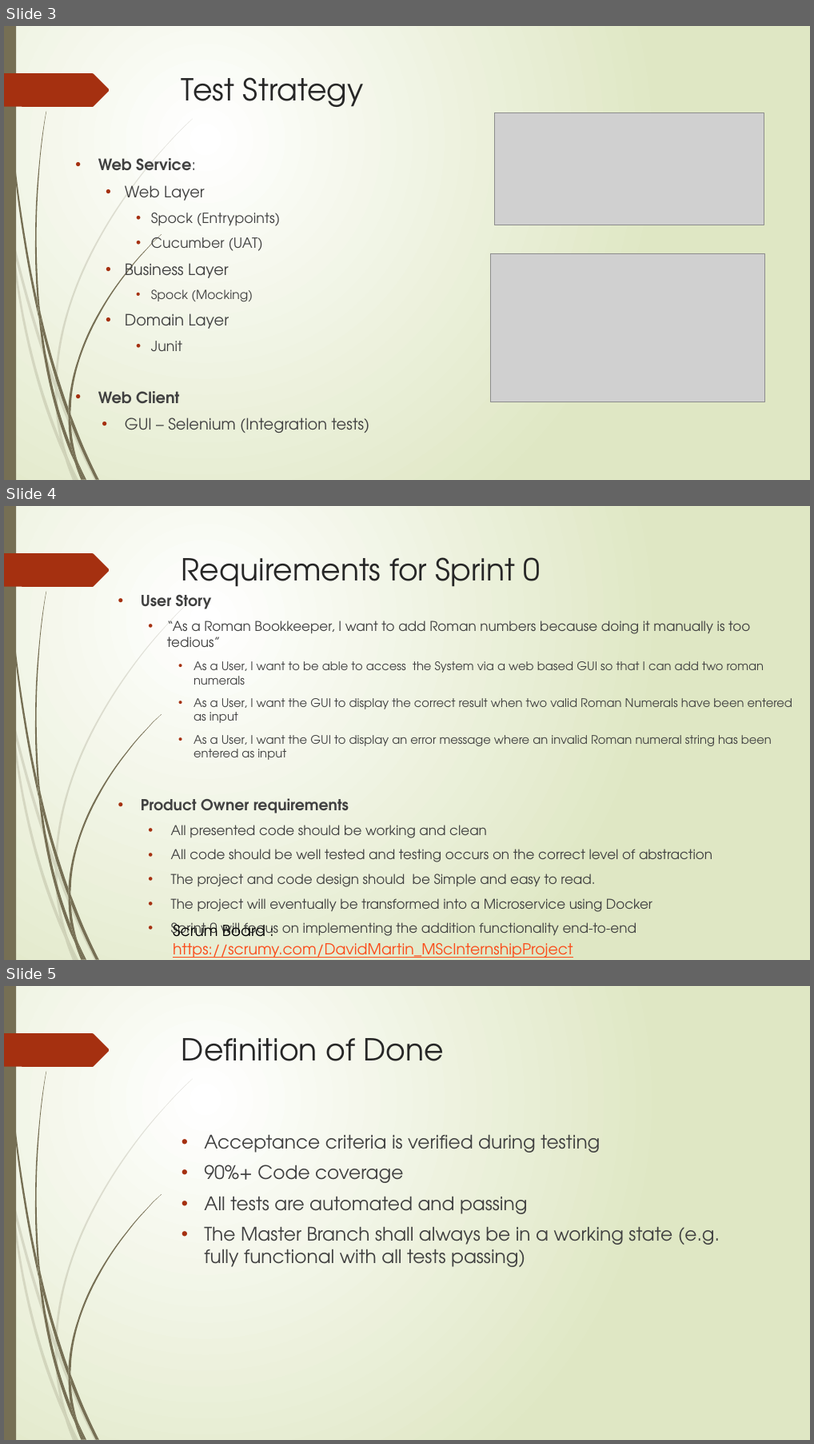
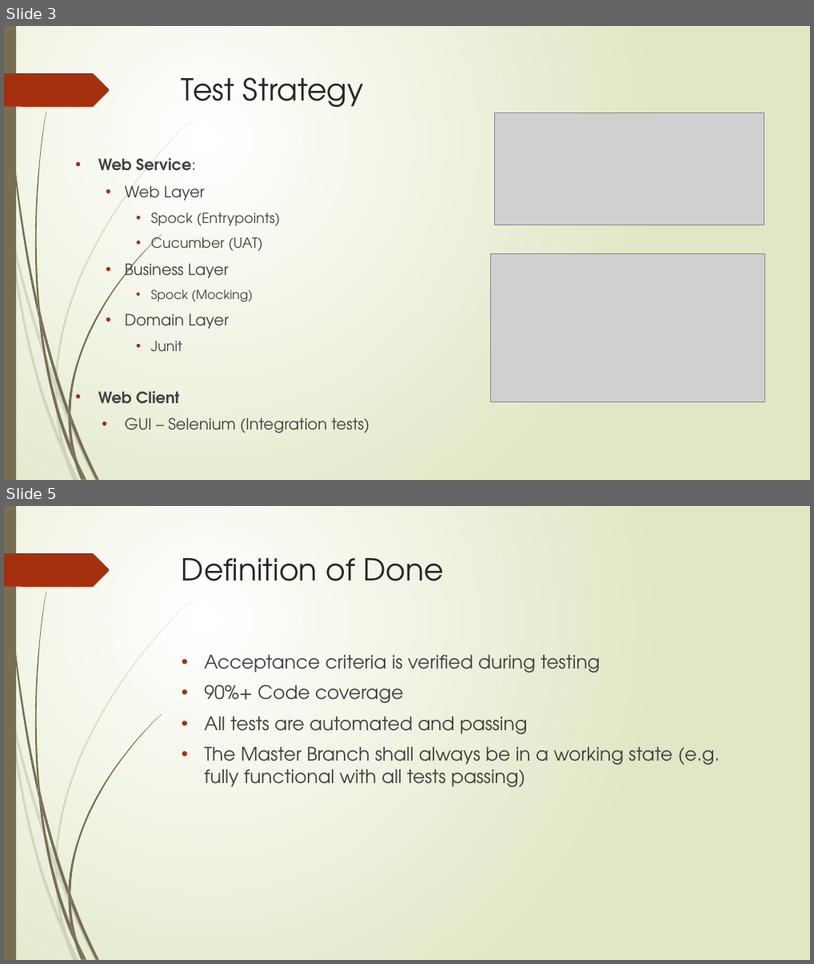
Before and after one commit to DavidJMartinProjects/Roman_Numerical_Calculator_Sprint3, a slide deck: docs/Ericsson Internship Project - Code Review 1.pptx. Shown one above the other, each under a label of ours: slides 3, 4 and 5 before the commit, slides 3 and 5 after it; the slides between them are not shown. The pictures are 814x1444 and 814x964 pixels, drawn with LibreOffice and Linux fonts; fonts in the diff are those of the drawing; grey boxes stand for pictures. Boxes give left, top, right and bottom in pixels: in the first picture for what was removed or moved away, otherwise in the second. Text is boxed around its words. In the diff, an @@ line names an element or a change of style, - is before the commit and + after.

Commit message:
cleaned and refactored code

```diff
--- a/docs/Ericsson Internship Project - Code Review 1.pptx
+++ b/docs/Ericsson Internship Project - Code Review 1.pptx
@@ slide 4 removed at (x1=4, y1=506, x2=810, y2=960), background gradient #FFFFFF to #DFE8C4; not listed: 24 template elements that a slide beside it also shows @@
@@ title removed at (x1=182, y1=557, x2=541, y2=587) @@
-Requirements for Sprint 0
@@ text removed at (x1=141, y1=595, x2=793, y2=912) @@
-• User Story
-  • “As a Roman Bookkeeper, I want to add Roman numbers because doing it manually is too tedious”
-    • As a User, I want to be able to access the System via a web based GUI so that I can add two roman numerals
-    • As a User, I want the GUI to display the correct result when two valid Roman Numerals have been entered as input
-    • As a User, I want the GUI to display an error message where an invalid Roman numeral string has been entered as input
-    • Product Owner requirements
-      • All presented code should be working and clean
-      • All code should be well tested and testing occurs on the correct level of abstraction
-      • The project and code design should be Simple and easy to read.
-      • The project will eventually be transformed into a Microservice using Docker
-      • Sprint 0 will focus on implementing the addition functionality end-to-end
@@ text removed at (x1=173, y1=922, x2=573, y2=957) @@
-Scrum Board : https://scrumy.com/DavidMartin_MScInternshipProject
```
Also in this commit, not shown: 1 slide added, 18 other files.
